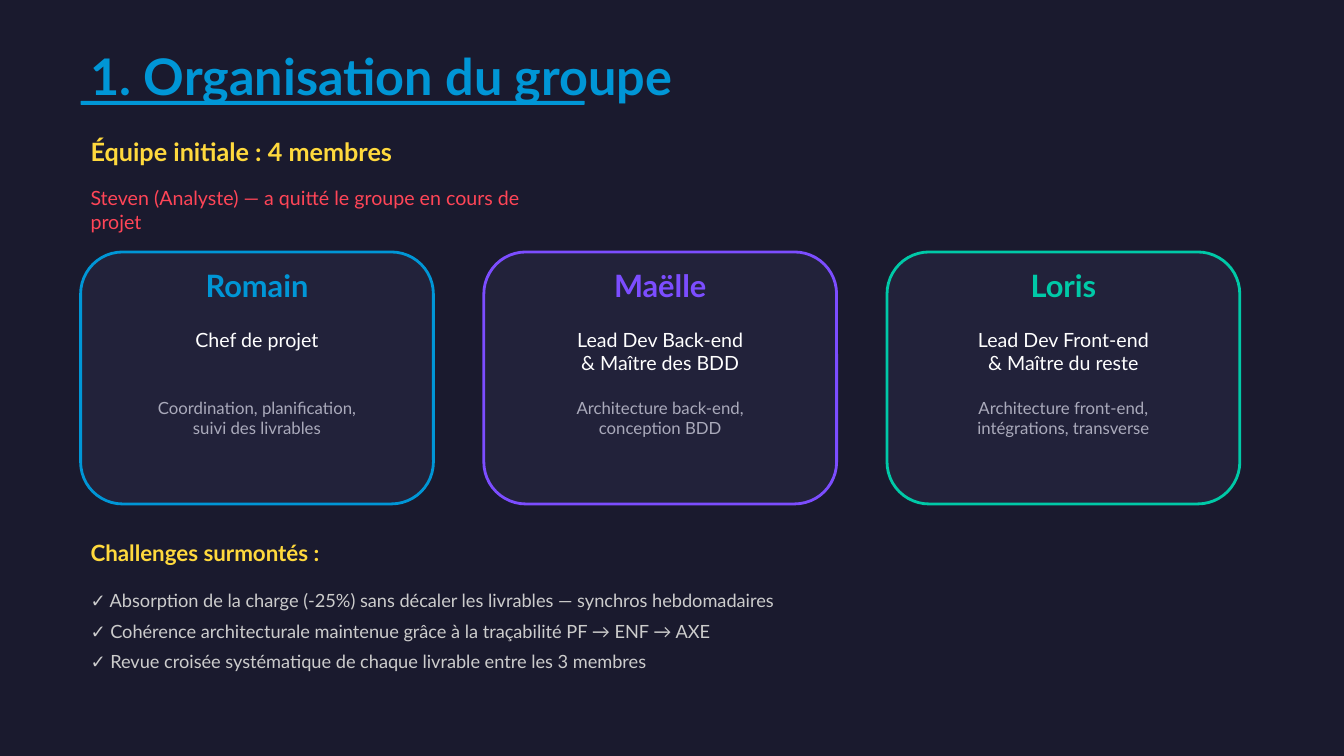
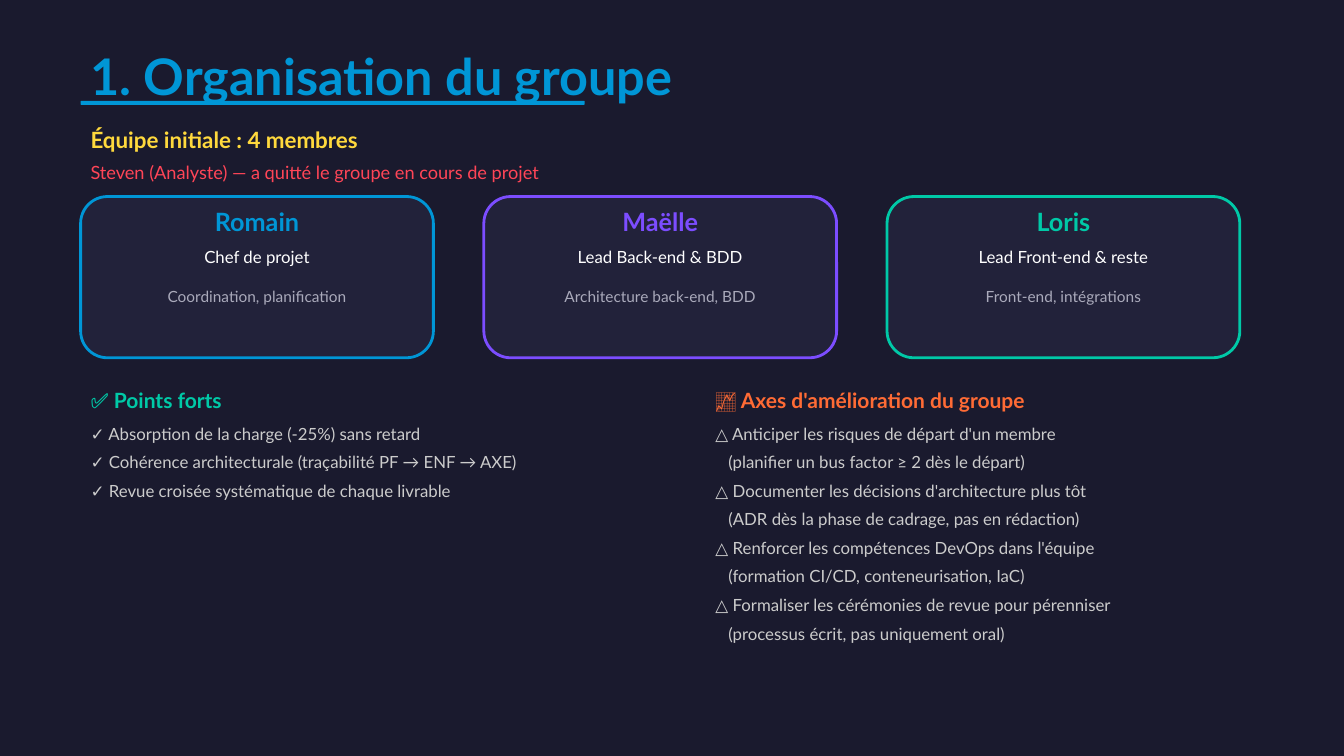
Before and after one commit to morepudding/maelJtm, a slide deck: slide 3 of 07-presentation/BricoLoc2_Presentation.pptx. Drawn at 1344x756 pixels with LibreOffice and Linux fonts; fonts in the diff are those of the drawing. Boxes give left, top, right and bottom in pixels: in the first picture for what was removed or moved away, otherwise in the second. Text is boxed around its words. In the diff, an @@ line names an element or a change of style, - is before the commit and + after.

Commit message:
fix: PPTX corrige 3 manques grille eval - schema SI interactions, archi logique fleches, bilan groupe

```diff
--- a/07-presentation/BricoLoc2_Presentation.pptx
+++ b/07-presentation/BricoLoc2_Presentation.pptx
@@ text "Équipe initiale : 4 membres": place and size @@
-text "Équipe initiale : 4 membres" at bbox=[91, 139, 392, 165]
+text "Équipe initiale : 4 membres" at bbox=[91, 128, 358, 152]
@@ text "Équipe initiale : 4 membres" at bbox=[91, 128, 358, 152]: size 18 to 16 pt @@
@@ text "Steven (Analyste) — a quitté ...": place and size @@
-text "Steven (Analyste) — a quitté ..." at bbox=[91, 190, 519, 233]
+text "Steven (Analyste) — a quitté ..." at bbox=[91, 165, 539, 183]
@@ text "Steven (Analyste) — a quitté ..." at bbox=[91, 165, 539, 183]: size 14 to 13 pt @@
@@ rounded rectangle: place and size @@
-rounded rectangle at bbox=[81, 252, 434, 504]
+rounded rectangle at bbox=[81, 197, 434, 358]
@@ text "Romain": place and size @@
-text "Romain" at bbox=[206, 274, 309, 297]
+text "Romain" at bbox=[215, 212, 299, 231]
@@ rounded rectangle: place and size @@
-rounded rectangle at bbox=[484, 252, 837, 504]
+rounded rectangle at bbox=[484, 197, 837, 358]
@@ text "Maëlle": place and size @@
-text "Maëlle" at bbox=[614, 274, 706, 298]
+text "Maëlle" at bbox=[622, 212, 698, 231]
@@ rounded rectangle: place and size @@
-rounded rectangle at bbox=[887, 252, 1240, 504]
+rounded rectangle at bbox=[887, 197, 1240, 358]
@@ size 22 to 18 pt in 3 elements at bbox=[215, 212, 299, 231], bbox=[622, 212, 698, 231], bbox=[1037, 212, 1091, 231] @@
@@ text "Loris": place and size @@
-text "Loris" at bbox=[1031, 274, 1097, 297]
+text "Loris" at bbox=[1037, 212, 1091, 231]
@@ text "Chef de projet": place and size @@
-text "Chef de projet" at bbox=[195, 332, 319, 351]
+text "Chef de projet" at bbox=[204, 250, 310, 266]
@@ text "Chef de projet" at bbox=[204, 250, 310, 266]: size 14 to 12 pt @@
@@ text at bbox=[578, 250, 742, 263]: text changed; size 14 to 12 pt @@
-Lead Dev Back-end
-& Maître des BDD
+Lead Back-end & BDD
@@ text at bbox=[979, 250, 1148, 263]: text changed; size 14 to 12 pt @@
-Lead Dev Front-end
-& Maître du reste
+Lead Front-end & reste
@@ text at bbox=[168, 290, 346, 305]: text changed; size 12 to 11 pt @@
-Coordination, planification,
-suivi des livrables
+Coordination, planification
@@ text at bbox=[564, 290, 755, 304]: text changed; size 12 to 11 pt @@
-Architecture back-end,
-conception BDD
+Architecture back-end, BDD
@@ text at bbox=[986, 291, 1140, 305]: text changed; size 12 to 11 pt @@
-Architecture front-end,
-intégrations, transverse
+Front-end, intégrations
@@ text added at bbox=[114, 392, 222, 408], 15 pt, text #00C9A7, bold @@
+✅ Points forts
@@ text added at bbox=[741, 392, 1025, 412], 15 pt, text #FF6B35, bold @@
+📈 Axes d'amélioration du groupe
@@ text at bbox=[108, 427, 516, 500]: text changed; size 13 to 12 pt @@
-✓ Absorption de la charge (-25%) sans décaler les livrables — synchros hebdomadaires
-✓ Cohérence architecturale maintenue grâce à la traçabilité PF → ENF → AXE
-✓ Revue croisée systématique de chaque livrable entre les 3 membres
+✓ Absorption de la charge (-25%) sans retard
+✓ Cohérence architecturale (traçabilité PF → ENF → AXE)
+✓ Revue croisée systématique de chaque livrable
@@ text added at bbox=[728, 427, 1111, 643], 12 pt, text #CCCCCC @@
+△ Anticiper les risques de départ d'un membre
+(planifier un bus factor ≥ 2 dès le départ)
+△ Documenter les décisions d'architecture plus tôt
+(ADR dès la phase de cadrage, pas en rédaction)
+△ Renforcer les compétences DevOps dans l'équipe
+(formation CI/CD, conteneurisation, IaC)
+△ Formaliser les cérémonies de revue pour pérenniser
+(processus écrit, pas uniquement oral)
@@ text removed at bbox=[91, 544, 309, 565] @@
-Challenges surmontés :
```
Also in this commit, not shown: 11 other slides changed, 3 other files.
